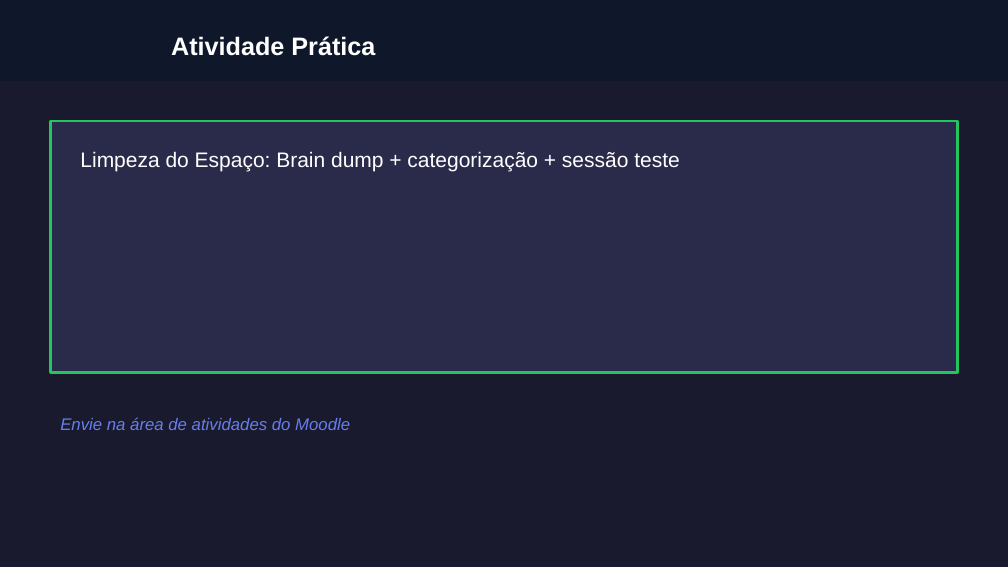
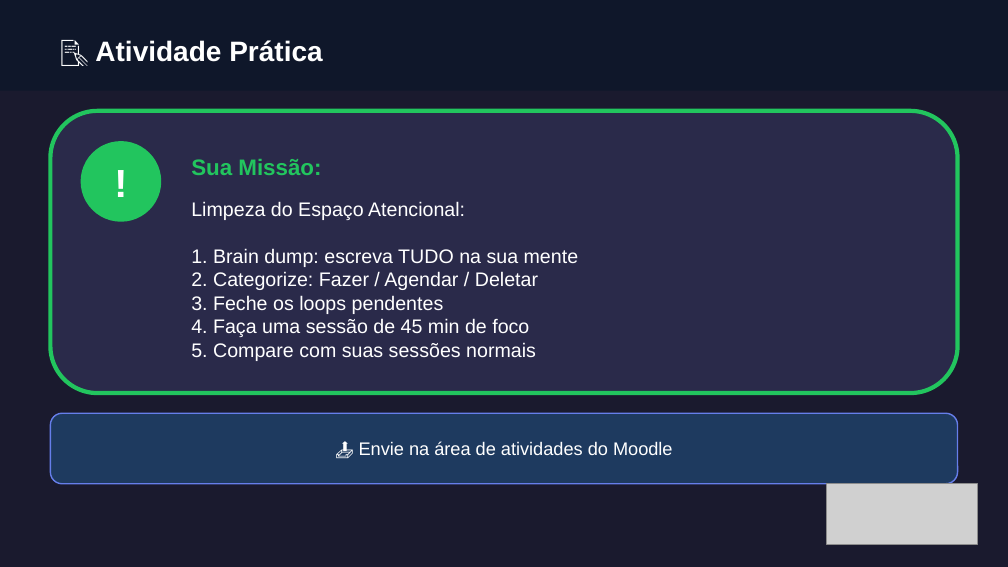
Before and after one commit to almirmeira/educa-com-talento, a slide deck: slide 8 of apresentacoes/foco-produtividade/aula-06-espaco-atencional.pptx. Drawn at 1008x567 pixels with LibreOffice and Linux fonts; fonts in the diff are those of the drawing; grey boxes stand for pictures. Boxes give left, top, right and bottom in pixels: in the first picture for what was removed or moved away, otherwise in the second. Text is boxed around its words. In the diff, an @@ line names an element or a change of style, - is before the commit and + after.

```diff
--- a/apresentacoes/foco-produtividade/aula-06-espaco-atencional.pptx
+++ b/apresentacoes/foco-produtividade/aula-06-espaco-atencional.pptx
@@ rectangle: place and size @@
-rectangle at <box>0,0,1008,81</box>
+rectangle at <box>0,0,1008,91</box>
@@ text at <box>95,40,322,62</box>: text changed; size 18 to 20 pt @@
-Atividade Prática
+📝 Atividade Prática
@@ rounded rectangle added at <box>50,111,958,393</box>, fill #2A2A4A, outline #22C55E 3 pt @@
@@ rectangle removed at <box>50,121,958,373</box> @@
@@ ellipse added at <box>81,141,161,222</box>, fill #22C55E @@
@@ text removed at <box>80,151,679,171</box> @@
-Limpeza do Espaço: Brain dump + categorização + sessão teste
@@ text added at <box>81,151,161,212</box>, 28 pt, text #FFFFFF, bold @@
+!
@@ text added at <box>191,159,321,175</box>, 16 pt, text #22C55E, bold @@
+Sua Missão:
@@ text added at <box>191,201,579,361</box>, 14 pt, text #FFFFFF @@
+Limpeza do Espaço Atencional:
+1. Brain dump: escreva TUDO na sua mente
+2. Categorize: Fazer / Agendar / Deletar
+3. Feche os loops pendentes
+4. Faça uma sessão de 45 min de foco
+5. Compare com suas sessões normais
@@ rounded rectangle added at <box>50,413,958,484</box>, fill #1E3A5F, outline #667EEA 1 pt @@
@@ text at <box>359,441,673,455</box>: text changed; size 12 to 13 pt; text colour #667EEA to #FFFFFF; italic off @@
-Envie na área de atividades do Moodle
+📤 Envie na área de atividades do Moodle
@@ picture added at <box>827,484,978,544</box> @@
```
Also in this commit, not shown: 8 other slides changed, 27 other files.
